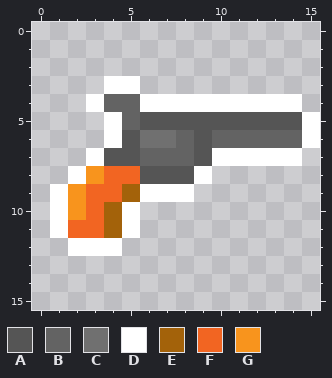
Two states of a pixel-art sprite, sprites/game/pwrup/pickup/pwrup_revolver_2.png. Above is the file before it was changed.
The file is 16x16 pixels.
Palette (. is transparent): A #555555  B #636363  C #707070  D #ffffff  E #a3620a  F #f26522  G #f8941d
The same view after the edit:
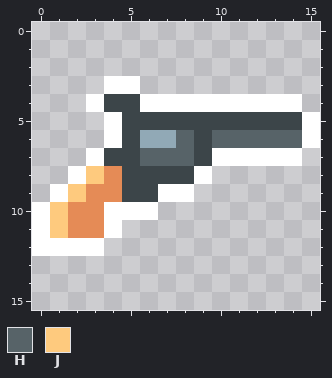
Colours new in this view: H #576368  J #feca7e
What changed:
Colour A changes from #555555 to #3c4549.
Colour C changes from #707070 to #91a9b6.
Colour F changes from #f26522 to #e58b56.
Colour B becomes colour A in row 4 at x 4 to 5; in row 5 at x 5.
Colour D becomes colour A in row 9 at x 6.
Colour E becomes colour A in row 9 at x 5.
Colour F becomes colour A in row 8 at x 5.
The author put colour D in row 10 at x 0 and 6; in row 11 at x 0; in row 12 at x 0 to 1.
Colour E becomes colour D in rows 10 to 11 at x 4.
Colour G becomes colour F in row 10 at x 2.
Colour B becomes colour H in row 6 at x 8 and 10 to 14; in row 7 at x 6 to 8.
Colour D becomes colour J in rows 10 to 11 at x 1.
Colour G becomes colour J in row 8 at x 3; in row 9 at x 2.
The author cleared colour D in row 11 at x 5; in row 12 at x 4.
